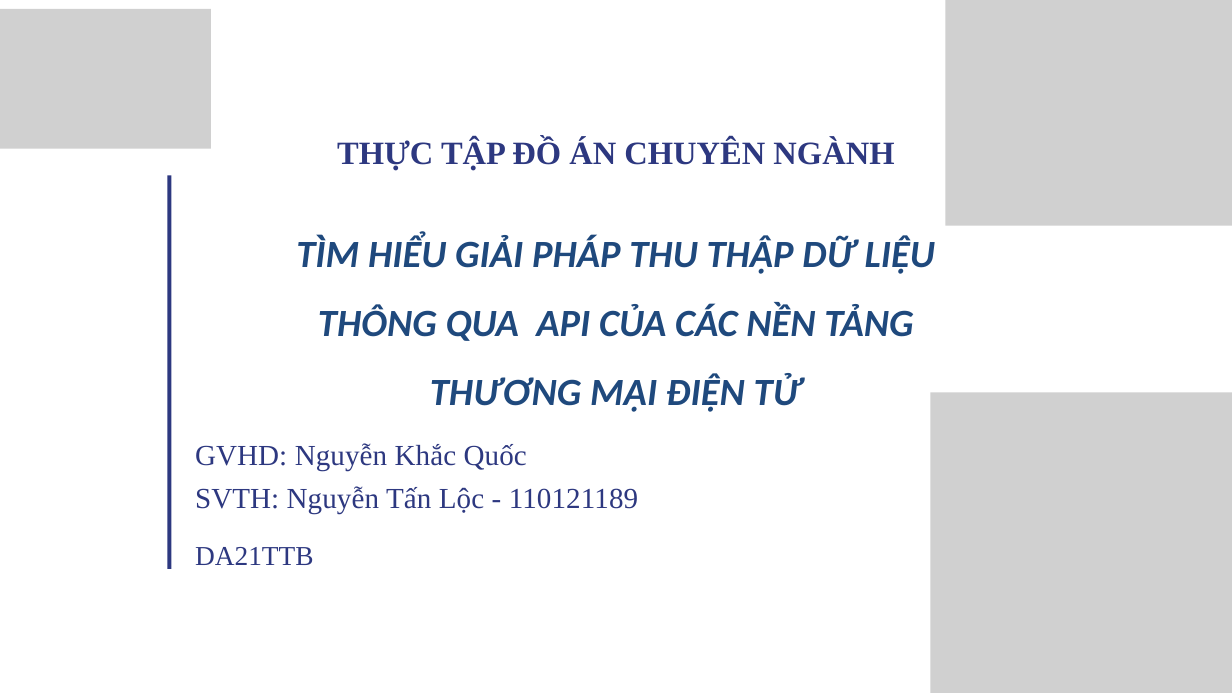
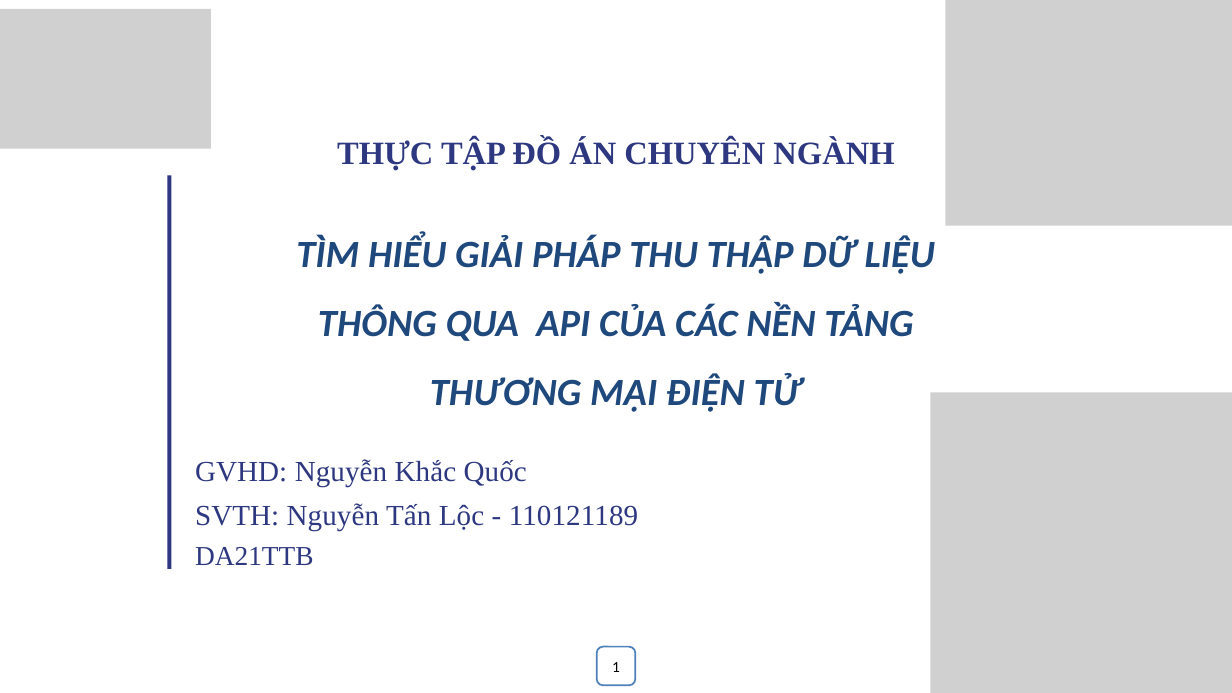
Before and after one commit to tanlocnguyen151203/cn-da21ttb-nguyentanloc-giaiphapthuthapdulieu-api-tmdt, a slide deck: slide 1 of thesis/abs/THỰC TẬP ĐỒ ÁN CHUYÊN NGÀNH.pptx. Drawn at 1232x693 pixels with LibreOffice and Linux fonts; fonts in the diff are those of the drawing; grey boxes stand for pictures; background and template pictures are left out. Boxes give left, top, right and bottom in pixels: in the first picture for what was removed or moved away, otherwise in the second. Text is boxed around its words. In the diff, an @@ line names an element or a change of style, - is before the commit and + after.

```diff
--- a/thesis/abs/THỰC TẬP ĐỒ ÁN CHUYÊN NGÀNH.pptx
+++ b/thesis/abs/THỰC TẬP ĐỒ ÁN CHUYÊN NGÀNH.pptx
@@ text "GVHD: Nguyễn Khắc Quốc": place and size @@
-text "GVHD: Nguyễn Khắc Quốc" at bbox=[195, 443, 638, 514]
+text "GVHD: Nguyễn Khắc Quốc" at bbox=[195, 459, 638, 531]
@@ rounded rectangle added at bbox=[597, 647, 636, 686], fill #FFFFFF, outline #4F81BD 2 pt, 18 pt, text #000000 @@
+1
```
Also in this commit, not shown: 15 other slides changed, 2 other files.
